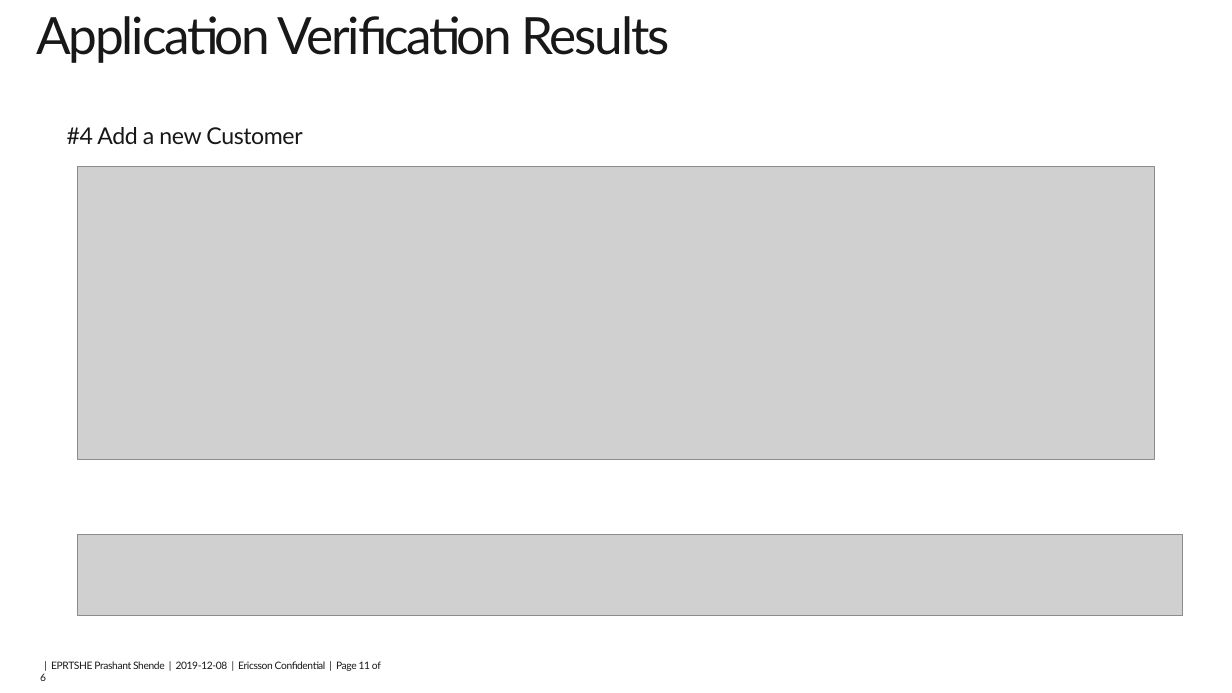
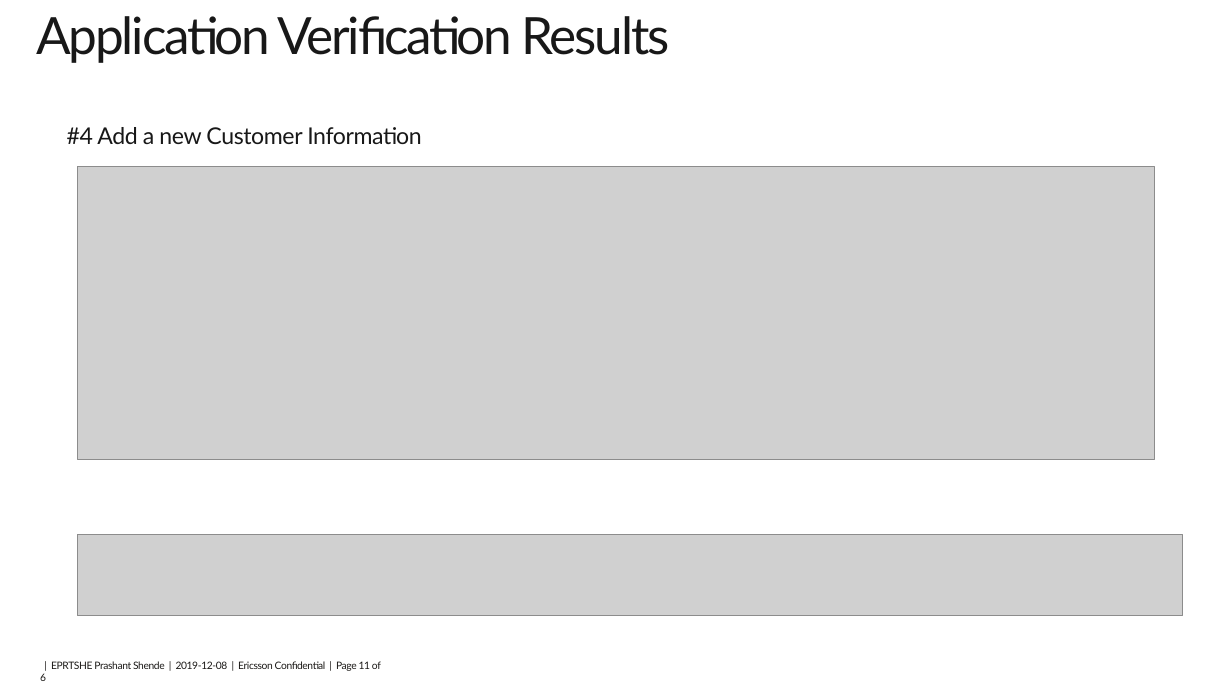
Before and after one commit to Subzzy/subhayuRepository, a slide deck: slide 11 of BC_1.pptx. Drawn at 1232x693 pixels with LibreOffice and Linux fonts; fonts in the diff are those of the drawing; grey boxes stand for pictures; background and template pictures are left out. Boxes give left, top, right and bottom in pixels: in the first picture for what was removed or moved away, otherwise in the second. Text is boxed around its words. In the diff, an @@ line names an element or a change of style, - is before the commit and + after.

```diff
--- a/BC_1.pptx
+++ b/BC_1.pptx
@@ text at (67, 127, 421, 144): text changed @@
-#4 Add a new Customer
+#4 Add a new Customer Information
```
Also in this commit, not shown: 4 other slides changed, 1 slide added.
